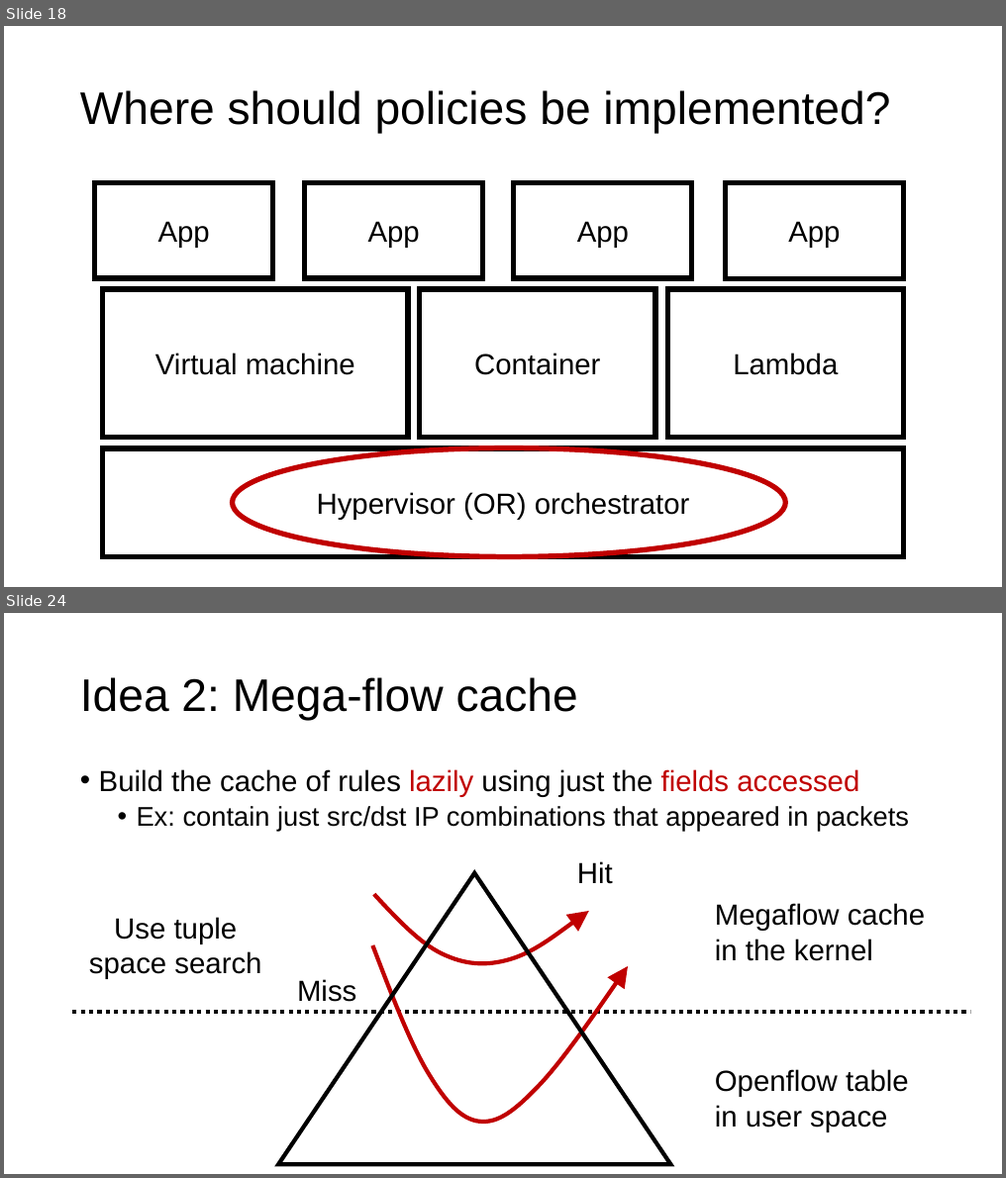
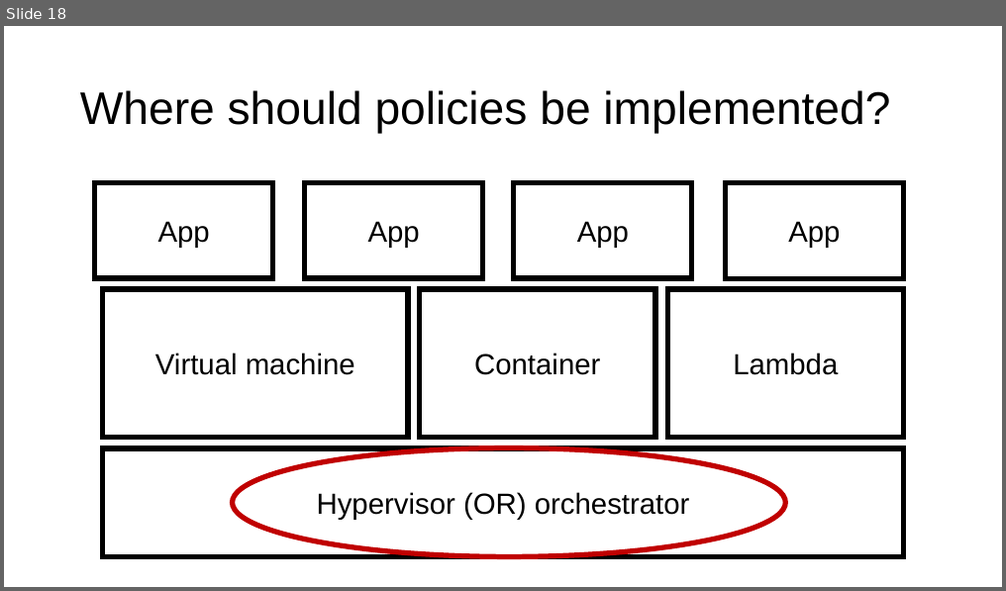
Before and after one commit to ngsrinivas/coursegen, a slide deck: ex/552-S24/staging/552-S24/lectures/11-network-software-data-plane.pptx. Shown one above the other, each under a label of ours: slides 18 and 24 before the commit, slide 18 after it; the slides between them are not shown. The pictures are 1006x1178 and 1006x591 pixels, drawn with LibreOffice and Linux fonts; fonts in the diff are those of the drawing. Boxes give left, top, right and bottom in pixels: in the first picture for what was removed or moved away, otherwise in the second. Text is boxed around its words. In the diff, an @@ line names an element or a change of style, - is before the commit and + after.

```diff
--- a/ex/552-S24/staging/552-S24/lectures/11-network-software-data-plane.pptx
+++ b/ex/552-S24/staging/552-S24/lectures/11-network-software-data-plane.pptx
@@ slide 24 removed at [4,613,1002,1174], background #FFFFFF @@
@@ title removed at [80,677,578,721] @@
-Idea 2: Mega-flow cache
@@ text removed at [99,769,909,831] @@
-• Build the cache of rules lazily using just the fields accessed
-  • Ex: contain just src/dst IP combinations that appeared in packets
@@ triangle removed at [279,873,671,1164] @@
@@ text removed at [577,861,613,884] @@
-Hit
@@ freeform shape removed at [374,894,589,964] @@
@@ text removed at [715,903,925,961] @@
-Megaflow cache in the kernel
@@ text removed at [89,917,261,979] @@
-Use tuple space search
@@ freeform shape removed at [373,946,629,1121] @@
@@ text removed at [297,979,356,1002] @@
-Miss
@@ line removed from (73, 1012) to (970, 1012) @@
@@ text removed at [715,1069,909,1133] @@
-Openflow table in user space
```
Also in this commit, not shown: 7 other slides removed, 3 other files.
